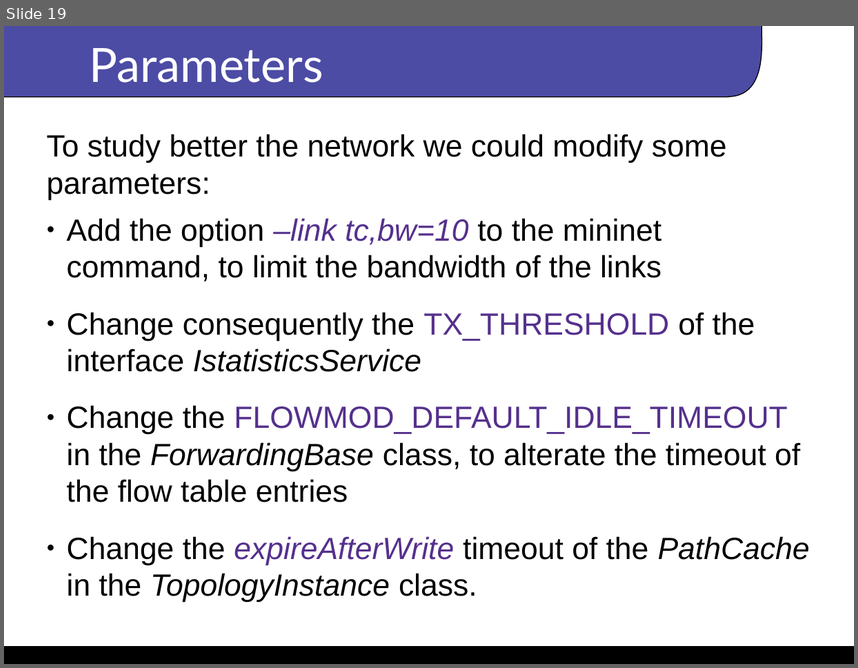
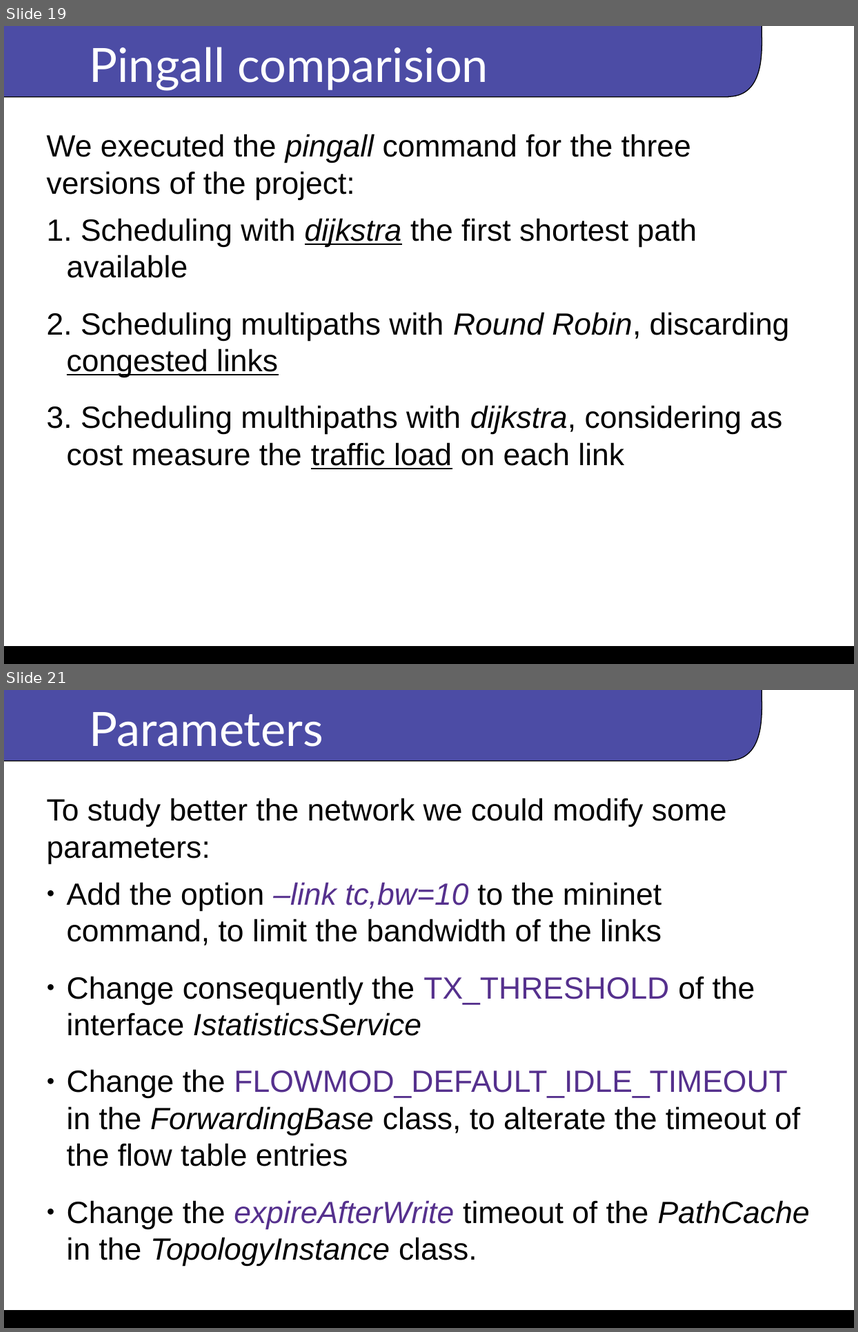
Before and after one commit to alicenannini/floodlight_project, a slide deck: presentation/project_anaws.odp. Shown one above the other, each under a label of ours: slide 19 before the commit, slides 19 and 21 after it; the slides between them are not shown. The pictures are 858x668 and 858x1332 pixels, drawn with LibreOffice and Linux fonts; fonts in the diff are those of the drawing; background and template pictures are left out. Boxes give left, top, right and bottom in pixels: in the first picture for what was removed or moved away, otherwise in the second. Text is boxed around its words. In the diff, an @@ line names an element or a change of style, - is before the commit and + after.

```diff
--- a/presentation/project_anaws.odp
+++ b/presentation/project_anaws.odp
@@ slide 19 added at (4,26,854,664), background #FFFFFF; not listed: 4 template elements that a slide beside it also shows @@
@@ text added at (90,47,488,91), 40 pt, text #FFFFFF @@
+Pingall comparision
@@ subtitle added at (47,134,790,469), 26 pt, text #000000 @@
+We executed the pingall command for the three versions of the project:
+1. Scheduling with dijkstra the first shortest path available
+2. Scheduling multipaths with Round Robin, discarding congested links
+3. Scheduling multhipaths with dijkstra, considering as cost measure the traffic load on each link
@@ page number added at (5,641,854,664), 11 pt, text #FFFFFF @@
+19
@@ what was slide 19 is now slide 21 @@
```
Also in this commit, not shown: 4 slides changed, 2 other slides added, 1 slide removed, 1 other file.
